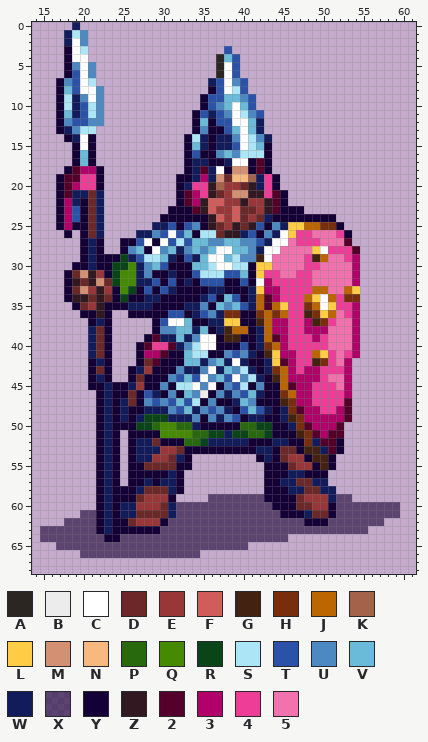
File history of a sprite sheet, images/units/slavs/militia3.png. The picture above was drawn from the file before the commit.
The file is 72x72 pixels. Colours within 5 levels of each other are drawn and written as one. Shown: x 14..61, y 0..68. The old version is drawn lined up with the new one.
Palette (. is transparent): A #2c2623  B #ececec  C #ffffff  D #6c2829  E #993738  F #d15c5c  G #442211  H #782d0d  J #bb6600  K #a5624b  L #ffcc44  M #d39072  N #f8b981  P #28690d  Q #458a00  R #0a451a  S #abe5f6  T #2b52a9  U #4c89c3  V #69bbd9  W #121b5c  X #16003499  Y #140036  Z #321821  2 #55002a  3 #b10069  4 #ee3d96  5 #f172ac
After:
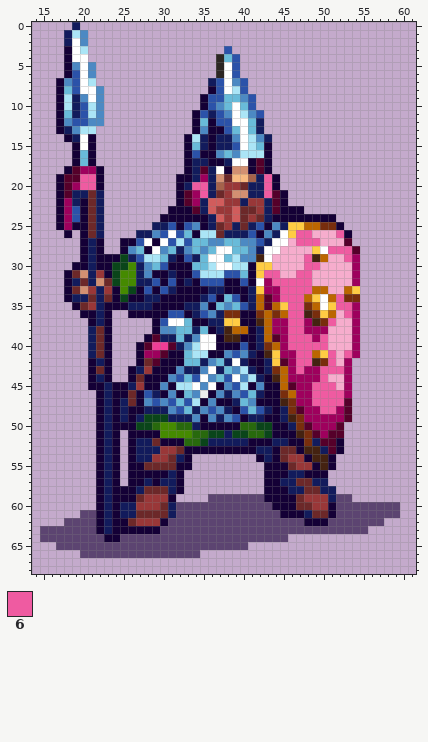
Colours new in this view: 6 #ef5ba1
Difference:
whole drawing moved by -1,+0 (the old picture is shown already moved)
@@ palette @@
-3 #b10069
+3 #9e005d
-5 #f172ac
+5 #f6adcd
@@ x 14..61 @@
 18 ....Y233Y..........YW2WCYMMY2Y..................
-19 ...Y2244Y.........YYW3WMDNNKW4Y.................
-20 ...Y2344Y.........YW44ZKEEDZW4Y.................
-21 ...Y2WWDW.........Y234ZDEMMZZ42Y................
-22 ...Y3WYDW.........Y23ZFFEEZEEZ2Y................
-23 ...Y3TYDW........YYY2ZFEEFDDEZ2YYY..............
-24 ...Y3TYDW.......YYYYYYZFEFDEDWYYYYYYYY..........
-25 ...Y3YYDW......WWTYTUYZDEZDZTYUWLLJJHHY.........
-26 ....Y.YDW....WWUTCTVYSSDZZWTYUWCL445554Y........
-27 ......YWY..YYTCYCTSTVVUUVVUUTWCC54445552........
-28 ......YWY..YUVYCUVWUVUVCCVVUWCC5555LC4442.......
-29 ......YWYYYRWTSSVWYTWVCCVSUUGC55554GJ5543.......
-30 .....YYWYYRRQWUVTYYYVVSCCSSYLL55554455553.......
-31 ....YDMZEYRQQWUYYWYYTSSSTTVYL445544555553.......
-32 ....YZDZMDRQQWWTYTYWYTTTYYTYC344444555553.......
-33 ....YDMEZEYQRYTYTWYYYYWWYYYWL334444JJ55JL.......
-34 ....YZZDZDYRYYWWYYYYYWTYVTYWJ23444JLCJ4HH.......
-35 .....YDEZYYYWWWYYYYWWUYVUVTWJ2JL44HJCL443.......
-36 ......YYZY..YYYYYTTYWTUWHHYYHJHJ44GHLJ543.......
-37 .......YWY.....YTCCVYYWWLLYYGJ33443GH4553.......
-38 .......WDY.....YUUVVWVYWGJJYWJ33443335553.......
-39 .......WDY....Y2WWVWUCCYGGYYWJ23444345553.......
-40 .......WDY...Y2442WUSCCYYYTYWHJ3444445553.......
-41 .......WDY...Y332YYVSSYYUTUWYGL3344JL4543.......
-42 .......YWY...YD2YYYVVWUVWCWYYWL2344GH453........
-43 .......YDY..YWEYYYUWWUCWVUSWYWHJ34334443........
-44 .......YWY..YDYYYUTVTCUVTCUSWYGJ33334553........
-45 .......YYWYYWEYYUYSSCUCYUTSYUYYJ23344453........
-46 ........YWYYDYTWYUYVUBYUWUTVWYYHJ3344443........
-47 ........YWYWDYUTUTVTSYUYYWVUYYYGH3344442........
-48 ........YWYWYYWWWUTVWUTUWYTVTWYWH2334432........
+19 ...Y2266Y.........YYW3WMDNNKW6Y.................
+20 ...Y2366Y.........YW66WKEEDWW6Y.................
+21 ...Y2WWDW.........Y236WDEMMWW62Y................
+22 ...Y3WYDW.........Y23WFFEEWEEW2Y................
+23 ...Y3TYDW........YYY2WFEEFDDEW2YYY..............
+24 ...Y3TYDW.......YYYYYYWFEFDEDWYYYYYYYY..........
+25 ...Y3YYDW......WWTYTUYWDEWDWTYUWLLJJHHY.........
+26 ....Y.YDW....WWUTCTVYSSDWWWTYUWCL665556Y........
+27 ......YWY..YYTCYCTSTVVUUVVUUTWCC56665552........
+28 ......YWY..YUVYCUVWUVUVCCVVUWCC5555LC6662.......
+29 ......YWYYYRWTSSVWYTWVCCVSUUGC55556GJ5563.......
+30 .....YYWYYRRQWUVTYYYVVSCCSSYLL55556655553.......
+31 ....YDMWEYRQQWUYYWYYTSSSTTVYL665566555553.......
+32 ....YWDWMDRQQWWTYTYWYTTTYYTYC366666555553.......
+33 ....YDMEWEYQRYTYTWYYYYWWYYYWL336666JJ55JL.......
+34 ....YWWDWDYRYYWWYYYYYWTYVTYWJ23666JLCJ6HH.......
+35 .....YDEWYYYWWWYYYYWWUYVUVTWJ2JL66HJCL663.......
+36 ......YYWY..YYYYYTTYWTUWHHYYHJHJ66GHLJ563.......
+37 .......YWY.....YTCCVYYWWLLYYGJ33663GH6553.......
+38 .......WDY.....YUUVVWVYWGJJYWJ33663335553.......
+39 .......WDY....Y2WWVWUCCYGGYYWJ23666365553.......
+40 .......WDY...Y2442WUSCCYYYTYWHJ3666665553.......
+41 .......WDY...Y332YYVSSYYUTUWYGL3366JL6563.......
+42 .......YWY...YD2YYYVVWUVWCWYYWL2366GH653........
+43 .......YDY..YWEYYYUWWUCWVUSWYWHJ36336663........
+44 .......YWY..YDYYYUTVTCUVTCUSWYGJ33336553........
+45 .......YYWYYWEYYUYSSCUCYUTSYUYYJ23366653........
+46 ........YWYYDYTWYUYVUBYUWUTVWYYHJ3366663........
+47 ........YWYWDYUTUTVTSYUYYWVUYYYGH3366662........
+48 ........YWYWYYWWWUTVWUTUWYTVTWYWH2336632........
 49 ........YWYWYWRRRWWWUYUWUTYWWYYWGH333332........
Pixel boxes of the changes (left, top, right, bottom) in both pictures:
changed: (64, 166, 96, 230)
changed: (192, 174, 360, 438)
changed: (72, 270, 104, 318)
changed: (144, 350, 160, 358)
